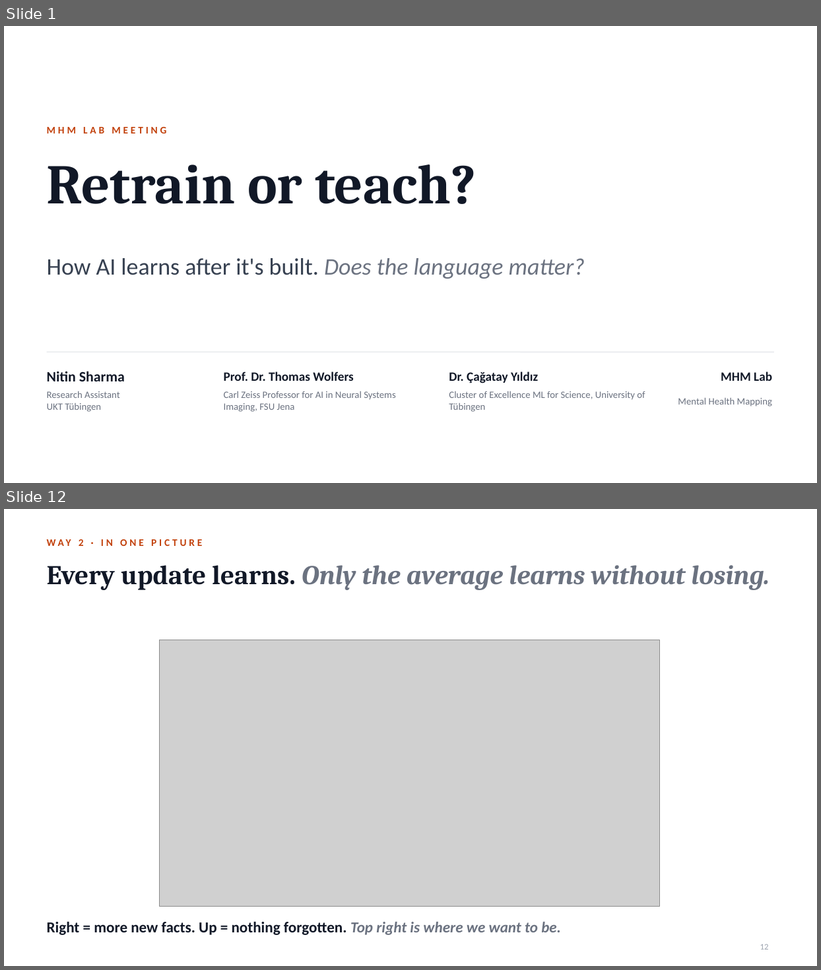
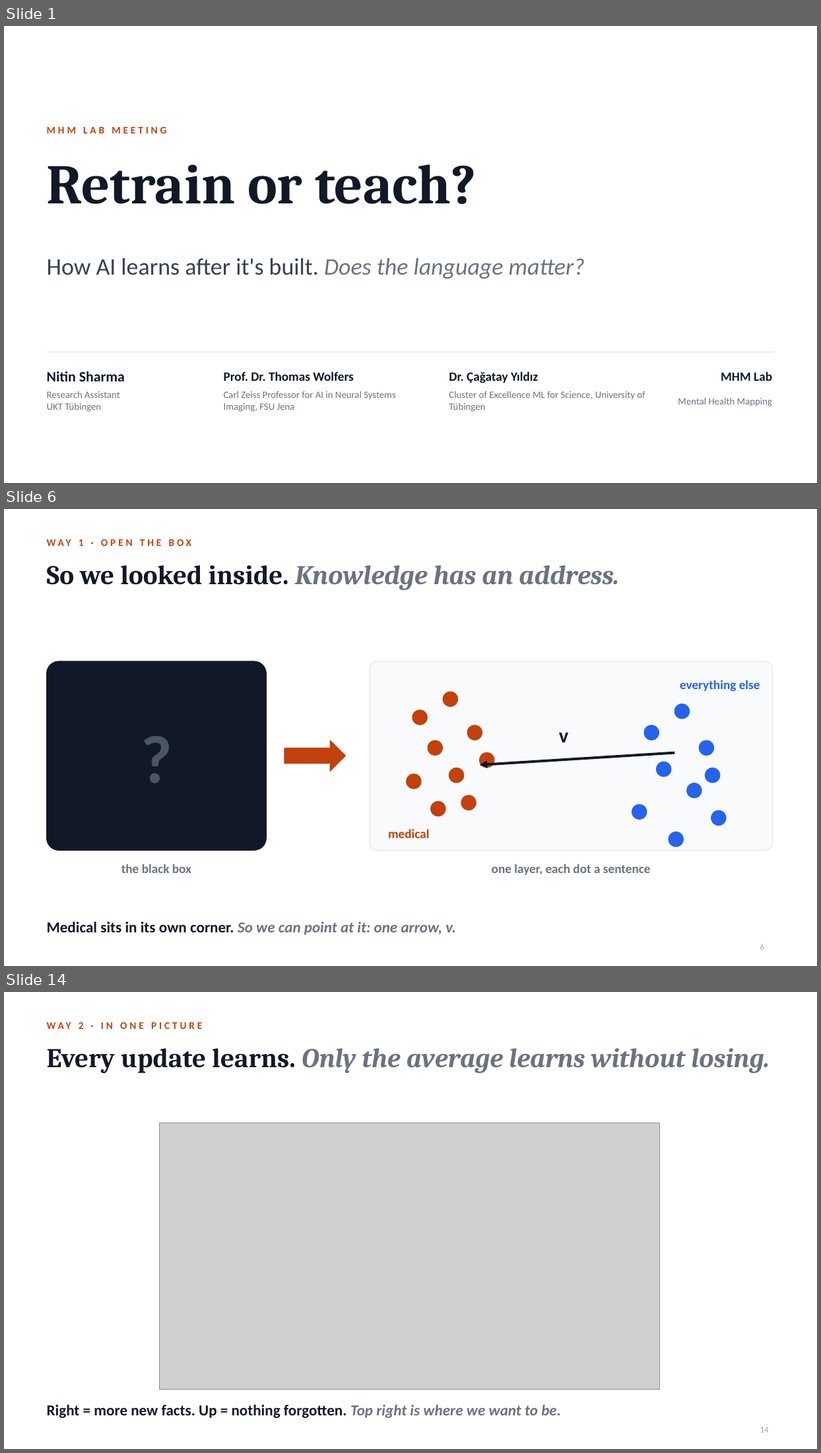
Before and after one commit to notagit3650/Claude_expo_repo_36501, a slide deck: slides/Retrain_or_teach.pptx. Shown one above the other, each under a label of ours: slides 1 and 12 before the commit, slides 1, 6 and 14 after it; the slides between them are not shown. The pictures are 821x970 and 821x1453 pixels, drawn with LibreOffice and Linux fonts; fonts in the diff are those of the drawing; grey boxes stand for pictures. Boxes give left, top, right and bottom in pixels: in the first picture for what was removed or moved away, otherwise in the second. Text is boxed around its words. In the diff, an @@ line names an element or a change of style, - is before the commit and + after.

```diff
--- a/slides/Retrain_or_teach.pptx
+++ b/slides/Retrain_or_teach.pptx
@@ slide 6 added at [4,509,817,966], background #FFFFFF @@
@@ text added at [47,539,84,546], 12 pt, text #C2410C, bold @@
+WAY 1 · OPEN THE BOX
@@ title added at [47,565,619,590], 32 pt, text #6B7280, bold, italic @@
+So we looked inside. Knowledge has an address.
@@ rounded rectangle added at [47,661,266,851], fill #111827, outline #111827 1 pt @@
@@ text added at [47,661,266,851], 80 pt, text #4B5563, bold @@
+?
@@ rounded rectangle added at [370,661,773,851], fill #F9FAFB, outline #E5E7EB 1 pt @@
@@ text added at [680,680,760,692], 15 pt, text #2563EB, bold @@
+everything else
@@ ellipse added at [443,692,458,706], fill #C2410C, outline #C2410C 1 pt @@
@@ ellipse added at [675,704,690,719], fill #2563EB, outline #2563EB 1 pt @@
@@ ellipse added at [413,710,427,725], fill #C2410C, outline #C2410C 1 pt @@
@@ ellipse added at [467,725,482,740], fill #C2410C, outline #C2410C 1 pt @@
@@ ellipse added at [644,725,659,740], fill #2563EB, outline #2563EB 1 pt @@
@@ right arrow added at [284,741,346,771], fill #C2410C, outline #C2410C 1 pt @@
@@ ellipse added at [428,741,443,755], fill #C2410C, outline #C2410C 1 pt @@
@@ text added at [559,733,569,743], 24 pt, text #111827, bold @@
+v
@@ ellipse added at [700,741,714,755], fill #2563EB, outline #2563EB 1 pt @@
@@ ellipse added at [480,753,494,768], fill #C2410C, outline #C2410C 1 pt @@
@@ arrow added from (675, 753) to (480, 765), #111827 3 pt @@
@@ ellipse added at [657,762,671,777], fill #2563EB, outline #2563EB 1 pt @@
@@ ellipse added at [407,774,421,789], fill #C2410C, outline #C2410C 1 pt @@
@@ ellipse added at [450,768,464,783], fill #C2410C, outline #C2410C 1 pt @@
@@ ellipse added at [687,784,702,798], fill #2563EB, outline #2563EB 1 pt @@
@@ ellipse added at [706,768,720,783], fill #2563EB, outline #2563EB 1 pt @@
@@ ellipse added at [431,802,446,817], fill #C2410C, outline #C2410C 1 pt @@
@@ ellipse added at [461,795,476,811], fill #C2410C, outline #C2410C 1 pt @@
@@ ellipse added at [632,805,647,819], fill #2563EB, outline #2563EB 1 pt @@
@@ ellipse added at [712,811,726,826], fill #2563EB, outline #2563EB 1 pt @@
@@ text added at [388,829,430,838], 15 pt, text #C2410C, bold @@
+medical
@@ ellipse added at [669,832,684,847], fill #2563EB, outline #2563EB 1 pt @@
@@ text added at [121,864,191,873], 15 pt, text #6B7280, bold @@
+the black box
@@ text added at [492,864,651,875], 15 pt, text #6B7280, bold @@
+one layer, each dot a sentence
@@ text added at [47,921,456,935], 18 pt, text #6B7280, bold, italic @@
+Medical sits in its own corner. So we can point at it: one arrow, v.
@@ page number added at [760,944,764,950], 10 pt, text #9CA3AF @@
+6
@@ what was slide 12 is now slide 14 @@
@@ page number at [760,1428,769,1433]: text changed @@
-12
+14
```
Also in this commit, not shown: 9 slides changed, 3 other slides added, 2 slides removed, 2 other files.
